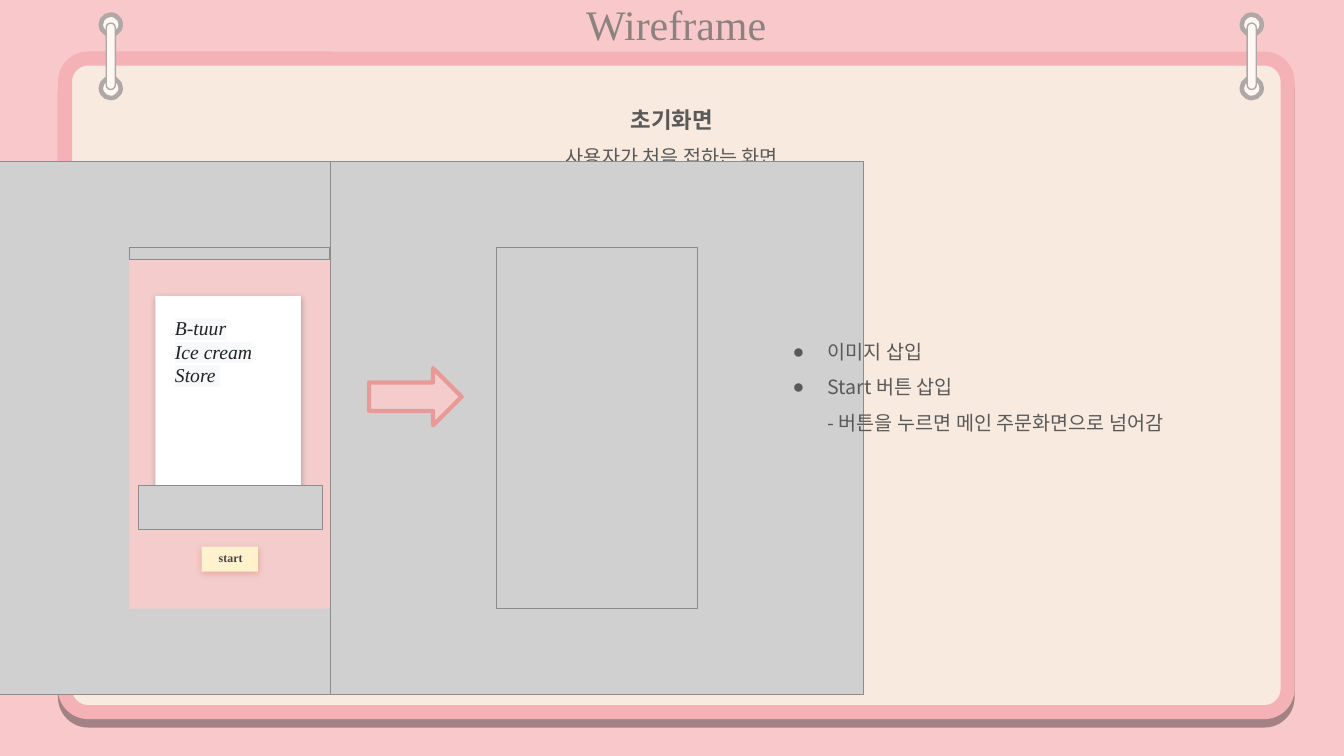
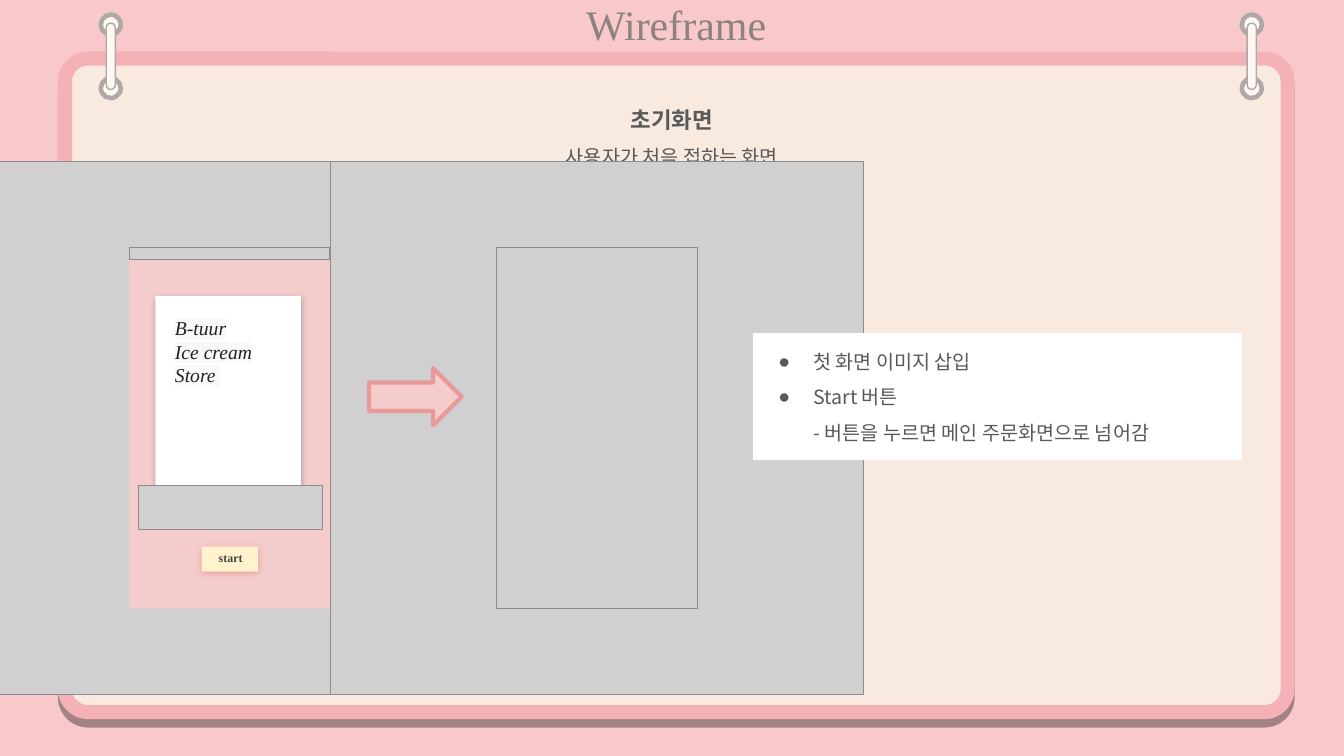
Before and after one commit to yun1112/UI_UX_teamproject, a slide deck: slide 3 of documents/발표 ppt/B-tuur-park.pptx. Drawn at 1344x756 pixels with LibreOffice and Linux fonts; fonts in the diff are those of the drawing; grey boxes stand for pictures. Boxes give left, top, right and bottom in pixels: in the first picture for what was removed or moved away, otherwise in the second. Text is boxed around its words. In the diff, an @@ line names an element or a change of style, - is before the commit and + after.

```diff
--- a/documents/발표 ppt/B-tuur-park.pptx
+++ b/documents/발표 ppt/B-tuur-park.pptx
@@ rectangle "첫 화면 이미지 삽입": place and size @@
-rectangle "첫 화면 이미지 삽입" at <box>828,339,1163,435</box>
+rectangle "첫 화면 이미지 삽입" at <box>753,334,1242,461</box>
@@ rectangle "첫 화면 이미지 삽입" at <box>753,334,1242,461</box>: fill none to #FFFFFF @@
@@ text in rectangle at <box>813,352,1149,442</box>: text changed @@
-● 이미지 삽입
-● Start 버튼 삽입
-  - 버튼을 누르면 메인 주문화면으로 넘어감
+● 첫 화면 이미지 삽입
+● Start 버튼
+  - 버튼을 누르면 메인 주문화면으로 넘어감
```
Also in this commit, not shown: 6 other slides changed.
